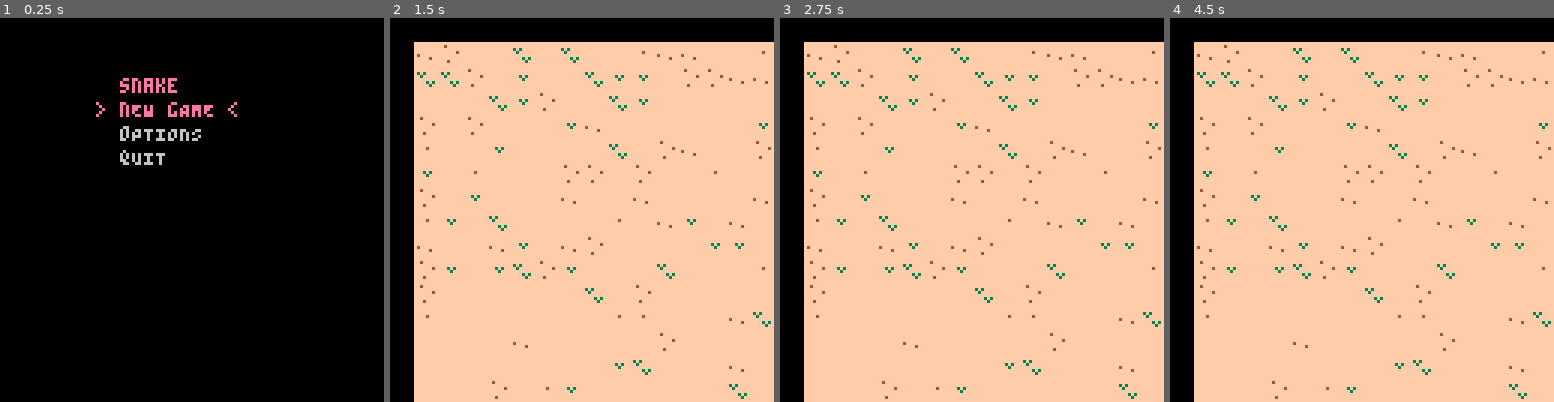
Above: before the commit, frames 1-4 (left to right).
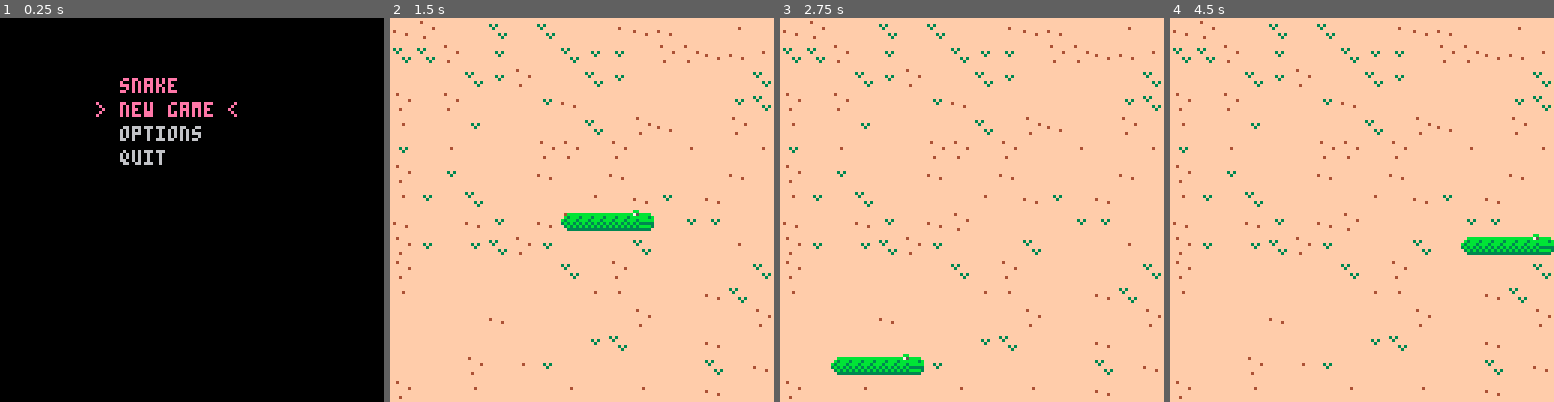
Above: after the commit, the same moments.

Repository: akd-io/pico8
Game: PICO-8 cartridge snake.p8
The game is run twice, just before and just after one commit, with the same random seed, the same clock (stepped at 60 frames per second) and the same inputs.
Inputs:
- Up to frame 1 (0.25 s): no input
- Up to frame 2 (1.5 s): tap X (X key) at 0.33, 1.07 s
- Up to frame 3 (2.75 s): hold Right 1.6-2.1 s; tap X (X key) at 1.85 s; hold Up 2.15-2.42 s; hold Right from 2.47 s (still down)
- Up to frame 4 (4.5 s): tap X (X key) at 2.97, 4.08 s; release Right at 3.03 s; hold Left 3.08-3.58 s; hold Down 3.63-3.97 s; hold Right from 4.02 s (still down)

The runs differ from the first frame. In frame 1, 0.4% of the frame differs, in the area x 34-56%, y 21-36%; in frame 2, 16%, in the area x 0-100%, y 0-100%; in frame 3, 16%; in frame 4, 16%.

Commit message:
Movement

Diff:
--- a/snake.p8
+++ b/snake.p8
@@ -33,22 +33,22 @@
 
 -- SPRITES
 -- Snake sprites
+c_sprite_snake_head_right = 16
+c_sprite_snake_head_up = 17
+c_sprite_snake_head_left = 18
+c_sprite_snake_head_down = 19
 c_sprite_snake_body_right = 1
 c_sprite_snake_body_up = 2
 c_sprite_snake_body_left = 3
 c_sprite_snake_body_down = 4
-c_sprite_snake_body_u_r = 5
-c_sprite_snake_body_l_u = 6
-c_sprite_snake_body_d_l = 7
-c_sprite_snake_body_r_d = 8
-c_sprite_snake_body_d_r = 9
-c_sprite_snake_body_r_u = 10
-c_sprite_snake_body_u_l = 11
-c_sprite_snake_body_l_d = 12
-c_sprite_snake_head_right = 16
-c_sprite_snake_head_up = 17
-c_sprite_snake_head_left = 18
-c_sprite_snake_head_down = 19
+c_sprite_snake_body_r_u = 5
+c_sprite_snake_body_u_l = 6
+c_sprite_snake_body_l_d = 7
+c_sprite_snake_body_d_r = 8
+c_sprite_snake_body_d_l = 9
+c_sprite_snake_body_r_d = 10
+c_sprite_snake_body_u_r = 11
+c_sprite_snake_body_l_u = 12
 c_sprite_snake_tail_right = 32
 c_sprite_snake_tail_up = 33
 c_sprite_snake_tail_left = 34
@@ -67,6 +67,10 @@
 map_width = 16
 map_height = 16
 
+function log(text)
+  printh(text, "log.txt")
+end
+
 -- This function wraps a value within a range, uverflowing and underflowing as needed.
 function wrap_within_range(i, min_val, max_val)
   local range_size = max_val - min_val + 1
@@ -74,7 +78,7 @@
 end
 
 -- This function takes two booles and returns a directional value.
-function button_delta(boola, boolb)
+function bool_delta(boola, boolb)
   local delta = 0
   if boola then delta -= 1 end
   if boolb then delta += 1 end
@@ -109,14 +113,10 @@
   current_map = generate_map()
 end
 
-function log(text)
-  printh(text, "log.txt")
-end
-
 selected_menu_option = 1
-menu_options = { "nEW gAME", "oPTIONS", "qUIT" }
+menu_options = { "new game", "options", "quit" }
 function update_menu_scene()
-  local dy = button_delta(btnp(⬆️), btnp(⬇️))
+  local dy = bool_delta(btnp(⬆️), btnp(⬇️))
   selected_menu_option = wrap_within_range(selected_menu_option + dy, 1, #menu_options)
 
   if btnp(❎) then
@@ -130,8 +130,46 @@
   end
 end
 
+-- Snake body coordinates from head to tail.
+snake = {
+  { x = 8, y = 8 },
+  { x = 7, y = 8 },
+  { x = 6, y = 8 },
+  { x = 5, y = 8 }
+}
 function update_game_scene()
-  -- TODO
+  local controller_dx = bool_delta(btn(⬅️), btn(➡️))
+  local controller_dy = bool_delta(btn(⬆️), btn(⬇️))
+
+  -- If the player is trying to move diagonally, then ignore the input.
+  if controller_dx ~= 0 and controller_dy ~= 0 then
+    controller_dx = 0
+    conroller_dy = 0
+  end
+
+  local snake_dx = snake[1].x - snake[2].x
+  local snake_dy = snake[1].y - snake[2].y
+
+  -- If the player is trying to move in the opposite direction of the current direction,
+  -- then ignore the input.
+  if controller_dx == -snake_dx then
+    controller_dx = 0
+  end
+  if controller_dy == -snake_dy then
+    controller_dy = 0
+  end
+
+  local dx = controller_dx == 0 and controller_dy == 0 and snake_dx or controller_dx
+  local dy = controller_dx == 0 and controller_dy == 0 and snake_dy or controller_dy
+
+  -- Move the snake's body.
+  for i = #snake, 2, -1 do
+    snake[i].x = snake[i - 1].x
+    snake[i].y = snake[i - 1].y
+  end
+  -- Move the snake's head.
+  snake[1].x = wrap_within_range(snake[1].x + dx, 0, map_width - 1)
+  snake[1].y = wrap_within_range(snake[1].y + dy, 0, map_height - 1)
 end
 
 function _update()
@@ -150,14 +188,18 @@
     local color = i == selected_menu_option and c_color_pink or c_color_light_gray
     print(option, 40, y, color)
     if i == selected_menu_option then
-      print(">", 32, y, color)
-      print("<", 32 + (3 + #option) * 4, y, color)
+      x1 = 32
+      x2 = 32 + (3 + #option) * 4
+      xDelta = ceil(2 * cos(time()) + 0.5)
+      print(">", x1 + xDelta, y, color)
+      print("<", x2 - xDelta, y, color)
     end
   end
 end
 
 function render_game_scene()
   render_map(current_map)
+  render_snake(snake)
 end
 
 function _draw()
@@ -172,20 +214,88 @@
 function render_map(sprite_map)
   for x = 1, map_width do
     for y = 1, map_height do
-      spr(sprite_map[x][y], x * 8, y * 8)
-    end
+      spr(sprite_map[x][y], (x - 1) * 8, (y - 1) * 8)
+    end
+  end
+end
+
+function render_snake(snake)
+  for i = 1, #snake do
+    local prev = snake[i + 1]
+    local curr = snake[i]
+    local next = snake[i - 1]
+
+    function dx1() return curr.x - prev.x end
+    function dy1() return curr.y - prev.y end
+    function dx2() return next.x - curr.x end
+    function dy2() return next.y - curr.y end
+
+    local sprite = 0
+    if prev != nil and next != nil then
+      -- Render body
+      if dx1() == 1 and dx2() == 1 then
+        sprite = c_sprite_snake_body_right
+      elseif dx1() == -1 and dx2() == -1 then
+        sprite = c_sprite_snake_body_left
+      elseif dy1() == 1 and dy2() == 1 then
+        sprite = c_sprite_snake_body_down
+      elseif dy1() == -1 and dy2() == -1 then
+        sprite = c_sprite_snake_body_up
+        --
+      elseif dx1() == 1 and dy2() == 1 then
+        sprite = c_sprite_snake_body_r_d
+      elseif dx1() == 1 and dy2() == -1 then
+        sprite = c_sprite_snake_body_r_u
+      elseif dx1() == -1 and dy2() == 1 then
+        sprite = c_sprite_snake_body_l_d
+      elseif dx1() == -1 and dy2() == -1 then
+        sprite = c_sprite_snake_body_l_u
+        --
+      elseif dy1() == 1 and dx2() == 1 then
+        sprite = c_sprite_snake_body_d_r
+      elseif dy1() == 1 and dx2() == -1 then
+        sprite = c_sprite_snake_body_d_l
+      elseif dy1() == -1 and dx2() == 1 then
+        sprite = c_sprite_snake_body_u_r
+      elseif dy1() == -1 and dx2() == -1 then
+        sprite = c_sprite_snake_body_u_l
+      end
+    elseif prev == nil then
+      -- Render tail
+      if dx2() == 1 then
+        sprite = c_sprite_snake_tail_right
+      elseif dx2() == -1 then
+        sprite = c_sprite_snake_tail_left
+      elseif dy2() == 1 then
+        sprite = c_sprite_snake_tail_down
+      elseif dy2() == -1 then
+        sprite = c_sprite_snake_tail_up
+      end
+    elseif next == nil then
+      -- Render head
+      if dx1() == 1 then
+        sprite = c_sprite_snake_head_right
+      elseif dx1() == -1 then
+        sprite = c_sprite_snake_head_left
+      elseif dy1() == 1 then
+        sprite = c_sprite_snake_head_down
+      elseif dy1() == -1 then
+        sprite = c_sprite_snake_head_up
+      end
+    end
+    spr(sprite, curr.x * 8, curr.y * 8)
   end
 end
 
 __gfx__
-00000000000000000b3b3b3000000000033bbbb0033bbbb00b3b3b300000000000000000000000000bb3b330033b3bb000000000000000000000000000000000
-00000000bbbbbbbb0bb3b3303333333303b3bbb003b3bbbbbbb3b3303333300000033333000bbbbb0b3b3b3333b3bbb0bbbbb000000000000000000000000000
-00700700bbb3bbb30bbb3b30b3b3b3b3033b3bb0033b3bb3bbbb3b30b3b3b3000033b3b300bbbb3b0bb3b3b33b3b3bb0bbb3bb00000000000000000000000000
-00077000bb3bbb3b0bbbb3303b3b3b3b03b3b3b003b3bb3bbb3bb3303b3bb33003bb3b3b0bbbb3b30bbb3b3bb3b3b3b03b3bbbb0000000000000000000000000
-00077000b3b3b3b30b3b3b30b3bbb3bb033bbbb0033bb3b3b3b3bb30b3bb3b30033bb3bb0b3b3b3b0bbbb3b33b3bbbb0b3b3bbb0000000000000000000000000
-007007003b3b3b3b0bb3b3303bbb3bbb03b3bbb0003b3b3b3b3b33003bb3b33003b3bbbb0bb3b3b300bb3bbbb3bbbb003b3b3bb0000000000000000000000000
-00000000333333330bbb3b30bbbbbbbb033b3bb00003333333333000bbbb3b30033b3bbb0bbb3b33000bbbbbbbbbb00033b3b3b0000000000000000000000000
-00000000000000000bbbb3300000000003b3b3b000000000000000000bbbb33003b3b3b00bb3b3300000000000000000033b3bb0000000000000000000000000
+00000000000000000b3b3b3000000000033bbbb00b3b3b300000000000000000033bbbb0033b3bb000000000000000000bb3b330000000000000000000000000
+00000000bbbbbbbb0bb3b3303333333303b3bbb0bbb3b330333330000003333303b3bbbb33b3bbb0bbbbb000000bbbbb0b3b3b33000000000000000000000000
+00700700bbb3bbb30bbb3b30b3b3b3b3033b3bb0bbbb3b30b3b3b3000033b3b3033b3bb33b3b3bb0bbb3bb0000bbbb3b0bb3b3b3000000000000000000000000
+00077000bb3bbb3b0bbbb3303b3b3b3b03b3b3b0bb3bb3303b3bb33003bb3b3b03b3bb3bb3b3b3b03b3bbbb00bbbb3b30bbb3b3b000000000000000000000000
+00077000b3b3b3b30b3b3b30b3bbb3bb033bbbb0b3b3bb30b3bb3b30033bb3bb033bb3b33b3bbbb0b3b3bbb00b3b3b3b0bbbb3b3000000000000000000000000
+007007003b3b3b3b0bb3b3303bbb3bbb03b3bbb03b3b33003bb3b33003b3bbbb003b3b3bb3bbbb003b3b3bb00bb3b3b300bb3bbb000000000000000000000000
+00000000333333330bbb3b30bbbbbbbb033b3bb033333000bbbb3b30033b3bbb00033333bbbbb00033b3b3b00bbb3b33000bbbbb000000000000000000000000
+00000000000000000bbbb3300000000003b3b3b0000000000bbbb33003b3b3b00000000000000000033b3bb00bb3b33000000000000000000000000000000000
 0bb0000000bb330000000000033bbbb0000000000000000000000000000000000000000000000000ffffffffffffffffffffffffffffffffffffffffffffffff
 b75bbbb00b3b3b300333333303b3bb7b000000000000000000000000000000000000000000000000ffffffffffffffffffffffffff4fffffffffffffffffffff
 bbbbbb3b0bbb3b303bbbb3b3033b3b5b0000000000000000000000000000000000000000000ee000fffffffffffffffffffffffffffffffffffffffff3f3ffff
